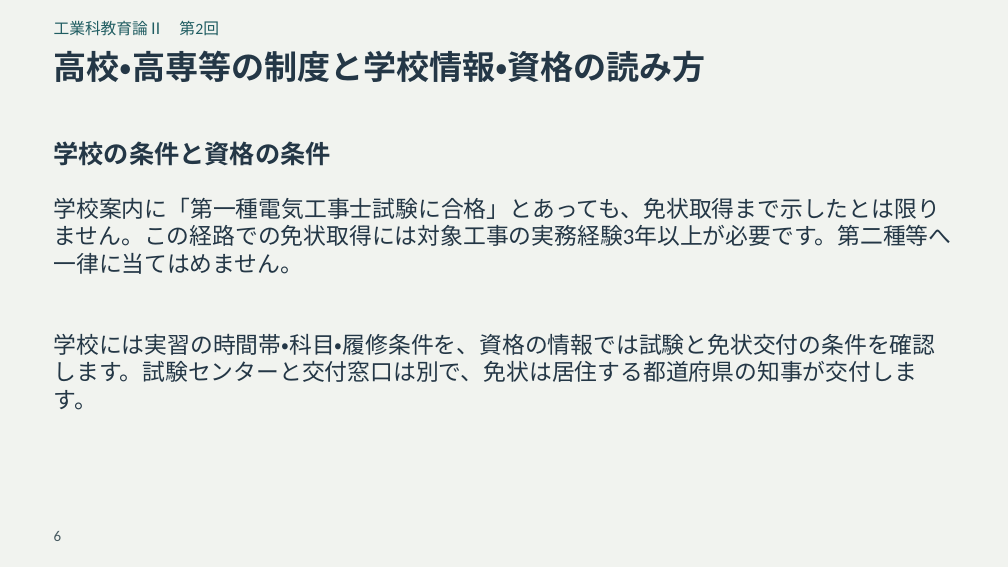
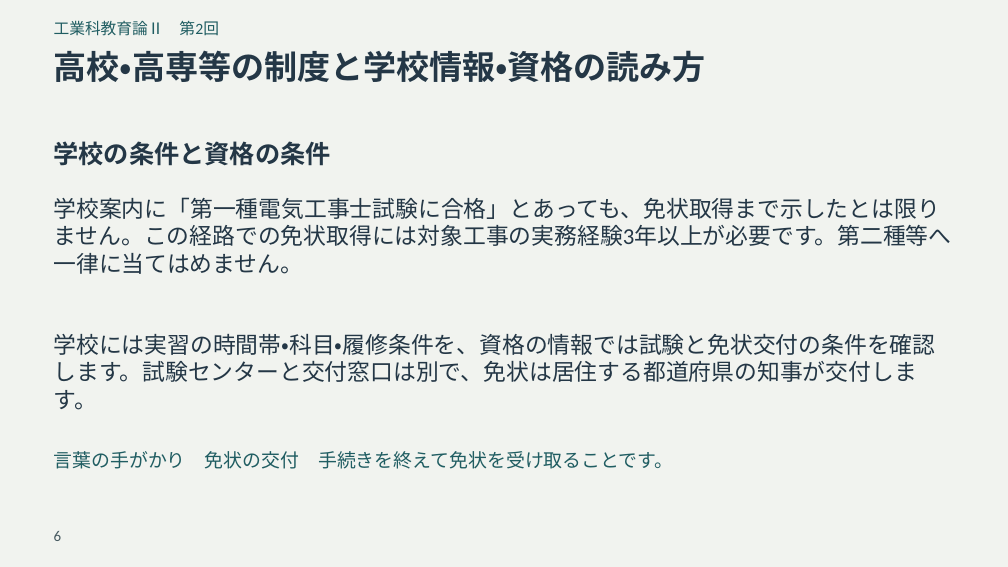
Before and after one commit to zooc-14calbp/industrial-education-ii, a slide deck: slide 6 of reorganized/20261105/expanded/slides.pptx. Drawn at 1008x567 pixels with LibreOffice and Linux fonts; fonts in the diff are those of the drawing. Boxes give left, top, right and bottom in pixels: in the first picture for what was removed or moved away, otherwise in the second. Text is boxed around its words. In the diff, an @@ line names an element or a change of style, - is before the commit and + after.

```diff
--- a/reorganized/20261105/expanded/slides.pptx
+++ b/reorganized/20261105/expanded/slides.pptx
@@ text added at (x1=54, y1=451, x2=674, y2=469), 18 pt, text #205D62 @@
+言葉の手がかり 免状の交付 手続きを終えて免状を受け取ることです。
```
Also in this commit, not shown: 15 other slides changed, 30 other files.
